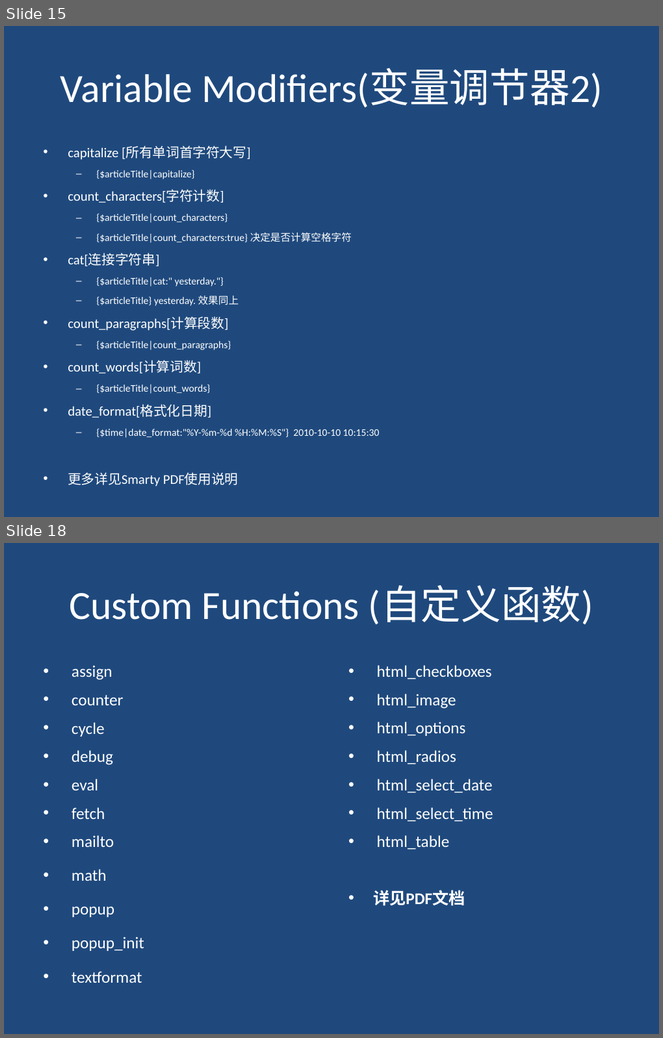
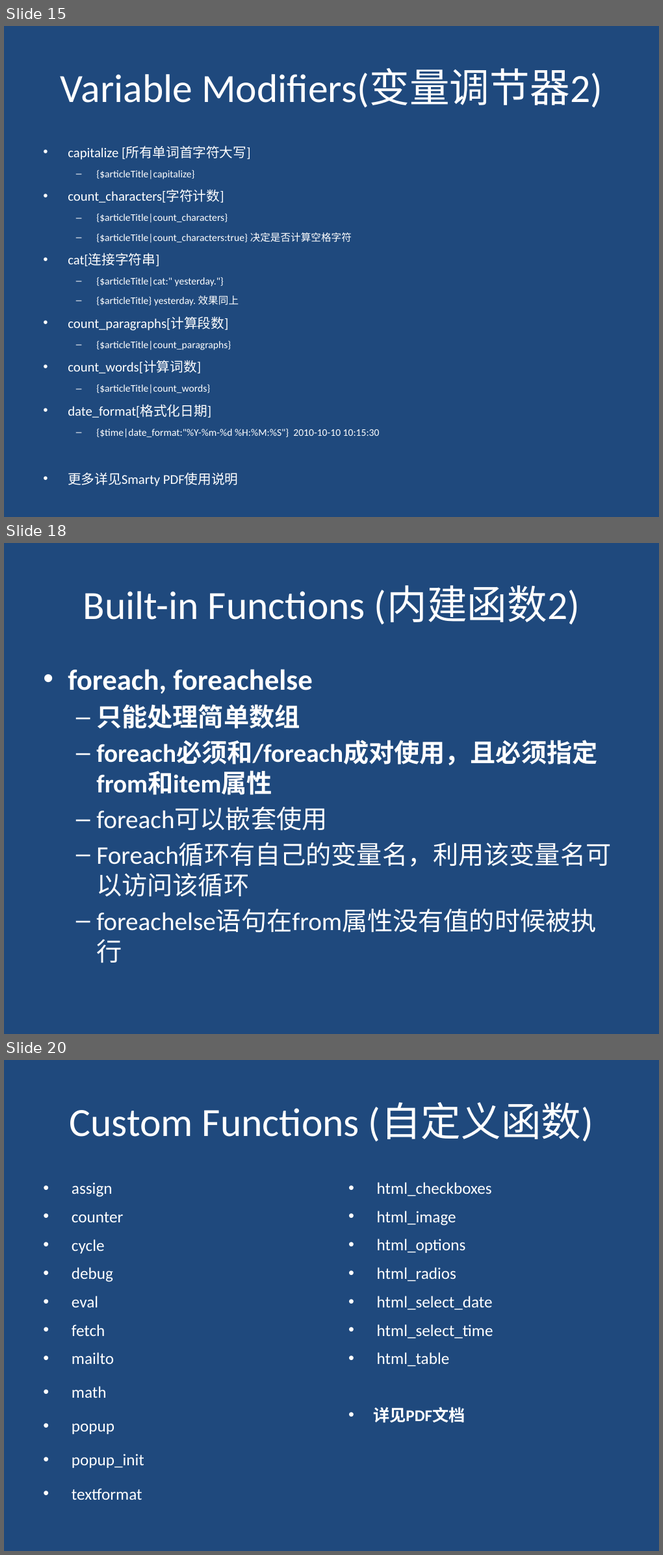
Before and after one commit to nkfeiyang/smarty_trainning, a slide deck: ppt/Smarty_2.pptx. Shown one above the other, each under a label of ours: slides 15 and 18 before the commit, slides 15, 18 and 20 after it; the slides between them are not shown. The pictures are 663x1038 and 663x1555 pixels, drawn with LibreOffice and Linux fonts; fonts in the diff are those of the drawing. Boxes give left, top, right and bottom in pixels: in the first picture for what was removed or moved away, otherwise in the second. Text is boxed around its words. In the diff, an @@ line names an element or a change of style, - is before the commit and + after.

```diff
--- a/ppt/Smarty_2.pptx
+++ b/ppt/Smarty_2.pptx
@@ slide 18 added at (x1=4, y1=543, x2=659, y2=1034), background #1F497D @@
@@ title added at (x1=83, y1=586, x2=580, y2=625), 44 pt, text #FFFFFF @@
+Built-in Functions (内建函数2)
@@ text added at (x1=68, y1=669, x2=611, y2=897), 28 pt, text #FFFFFF @@
+• foreach, foreachelse
+  – 只能处理简单数组
+  – foreach必须和/foreach成对使用，且必须指定from和item属性
+  – foreach可以嵌套使用
+  – Foreach循环有自己的变量名，利用该变量名可以访问该循环
+  – foreachelse语句在from属性没有值的时候被执行
@@ what was slide 18 is now slide 20 @@
```
Also in this commit, not shown: 2 slides changed, 1 other slide added, 6 other files.
